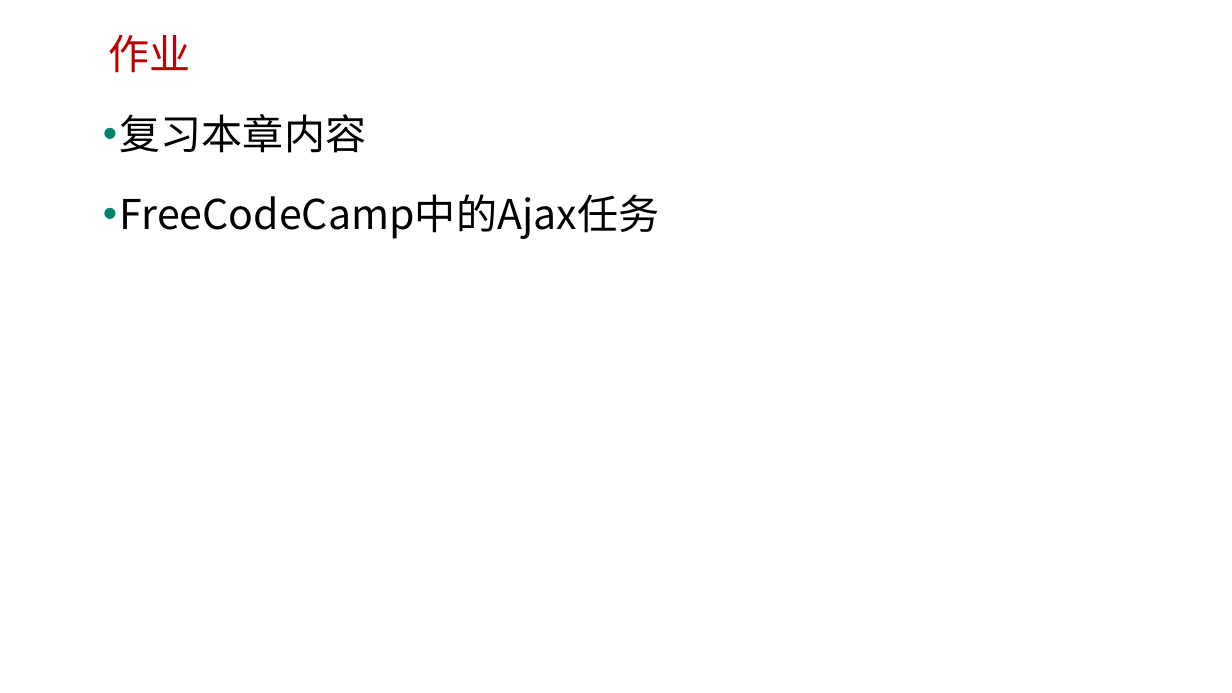
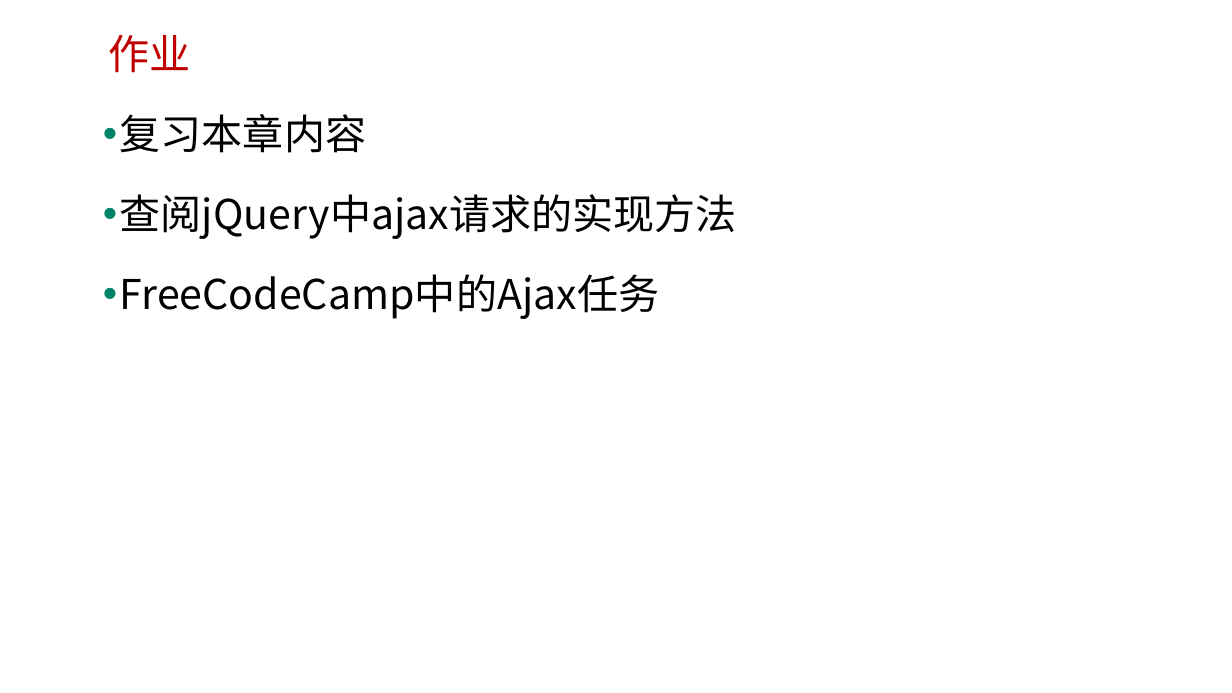
Before and after one commit to edu2act/course-javascript-advanced, a slide deck: slide 14 of 课程PPT/26.JS异步与网络数据交互.pptx. Drawn at 1232x693 pixels with LibreOffice and Linux fonts; fonts in the diff are those of the drawing; background and template pictures are left out. Boxes give left, top, right and bottom in pixels: in the first picture for what was removed or moved away, otherwise in the second. Text is boxed around its words. In the diff, an @@ line names an element or a change of style, - is before the commit and + after.

```diff
--- a/课程PPT/26.JS异步与网络数据交互.pptx
+++ b/课程PPT/26.JS异步与网络数据交互.pptx
@@ text at (x1=120, y1=194, x2=737, y2=239): paragraph added @@
+• 查阅jQuery中ajax请求的实现方法
```
Also in this commit, not shown: 9 other files.
